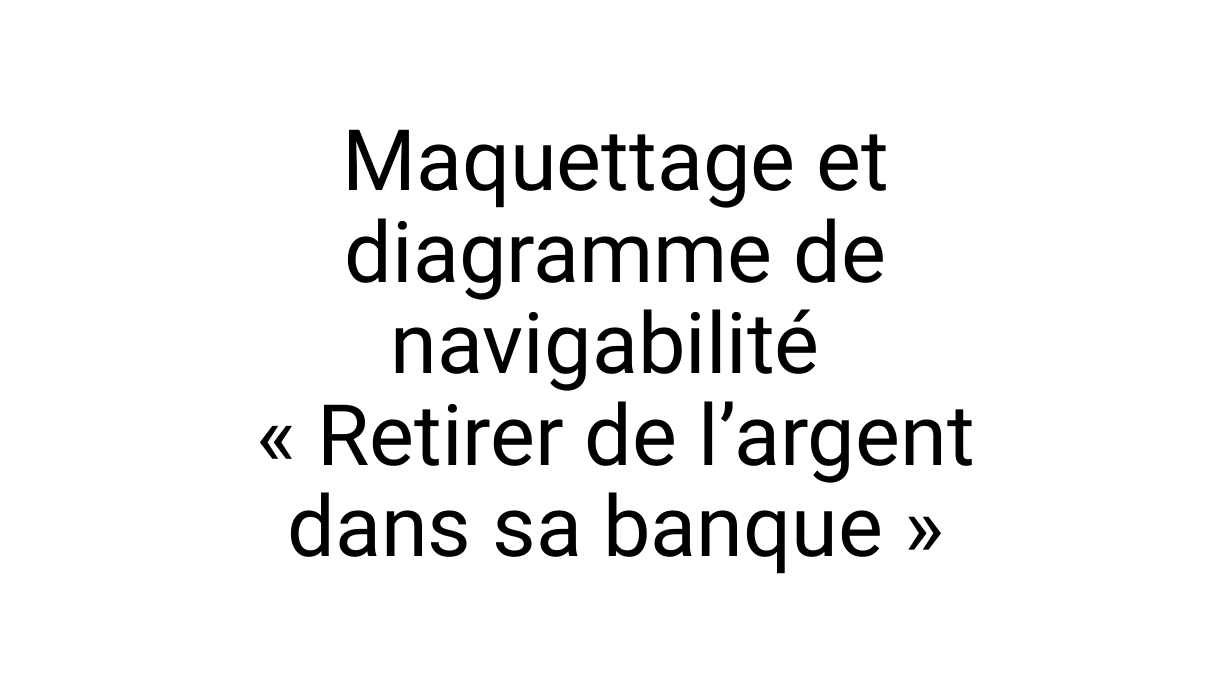
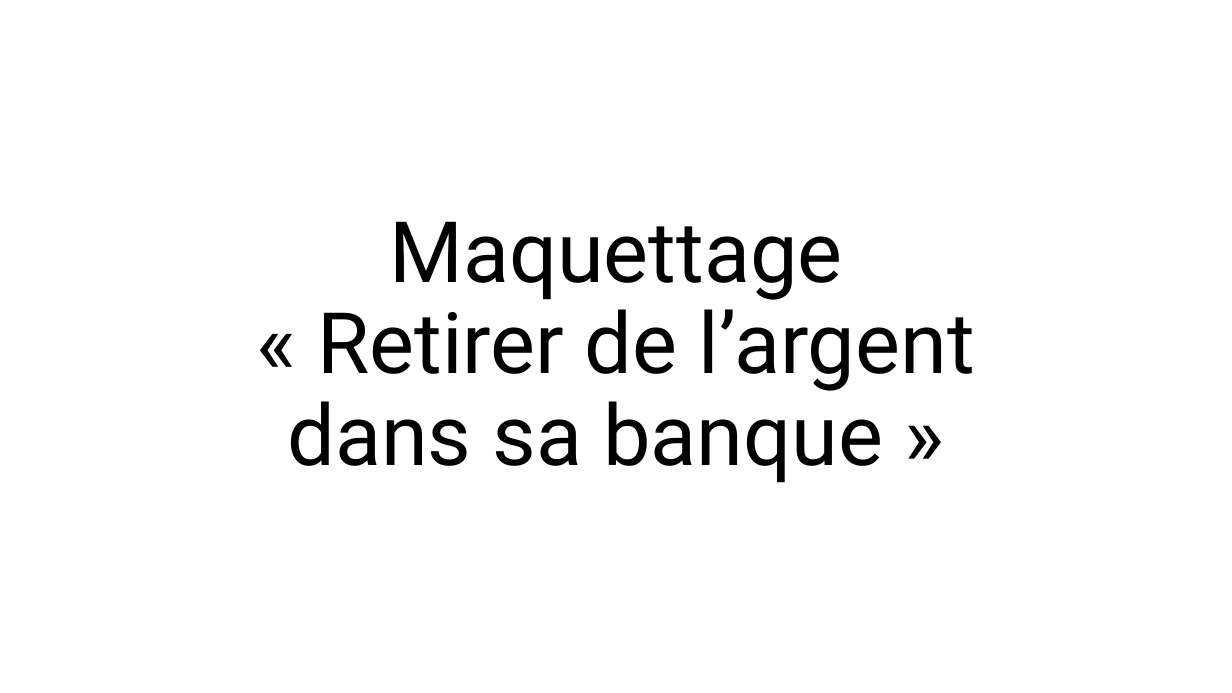
Before and after one commit to Whyuki/CDA_2005, a slide deck: slide 1 of FOAD_Unified_Process/GAB/maquettage et diagramme de navigabilité_GAB_retirer de l'argent dont s'identifier.pptx. Drawn at 1232x693 pixels with LibreOffice and Linux fonts; fonts in the diff are those of the drawing. Boxes give left, top, right and bottom in pixels: in the first picture for what was removed or moved away, otherwise in the second. Text is boxed around its words. In the diff, an @@ line names an element or a change of style, - is before the commit and + after.

```diff
--- a/FOAD_Unified_Process/GAB/maquettage et diagramme de navigabilité_GAB_retirer de l'argent dont s'identifier.pptx
+++ b/FOAD_Unified_Process/GAB/maquettage et diagramme de navigabilité_GAB_retirer de l'argent dont s'identifier.pptx
@@ title at (x1=287, y1=221, x2=975, y2=483): text changed @@
-Maquettage et diagramme de navigabilité
-« Retirer de l’argent dans sa banque »
+Maquettage
+« Retirer de l’argent dans sa banque »
```
Also in this commit, not shown: 3 other slides changed, 3 slides removed, 2 other files.
